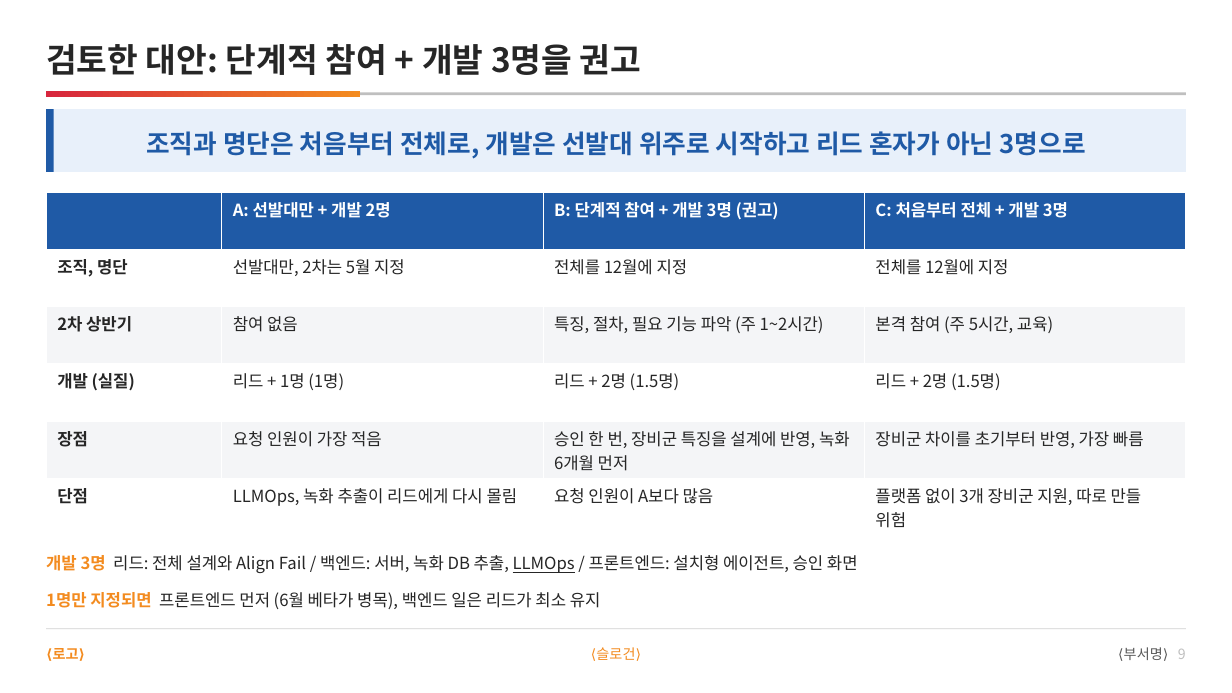
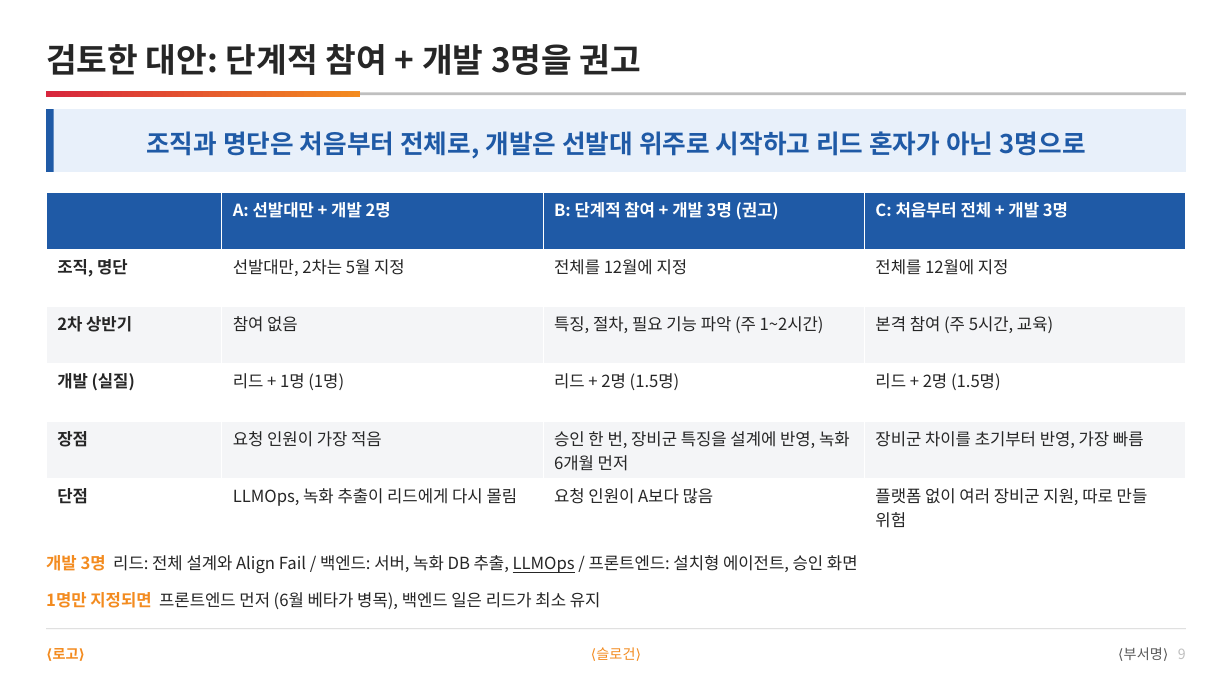
Before and after one commit to DarrenKoi/pm_notes, a slide deck: slide 9 of my-task/arc-tf/deliverables/arc-tf-team-full.pptx. Drawn at 1232x693 pixels with LibreOffice and Linux fonts; fonts in the diff are those of the drawing. Boxes give left, top, right and bottom in pixels: in the first picture for what was removed or moved away, otherwise in the second. Text is boxed around its words. In the diff, an @@ line names an element or a change of style, - is before the commit and + after.

```diff
--- a/my-task/arc-tf/deliverables/arc-tf-team-full.pptx
+++ b/my-task/arc-tf/deliverables/arc-tf-team-full.pptx
@@ table at (46, 192, 1187, 536) @@
-row 6, column 4: 플랫폼 없이 3개 장비군 지원, 따로 만들 위험
+row 6, column 4: 플랫폼 없이 여러 장비군 지원, 따로 만들 위험
```
Also in this commit, not shown: 6 other slides changed, 19 other files.
